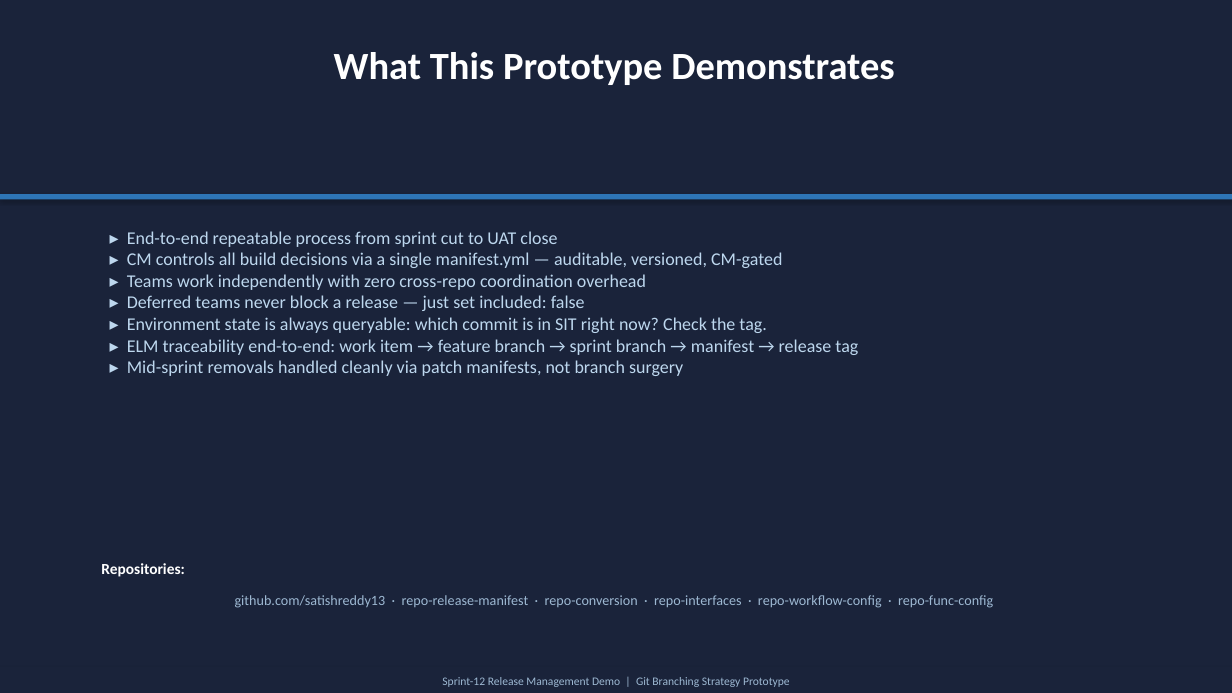
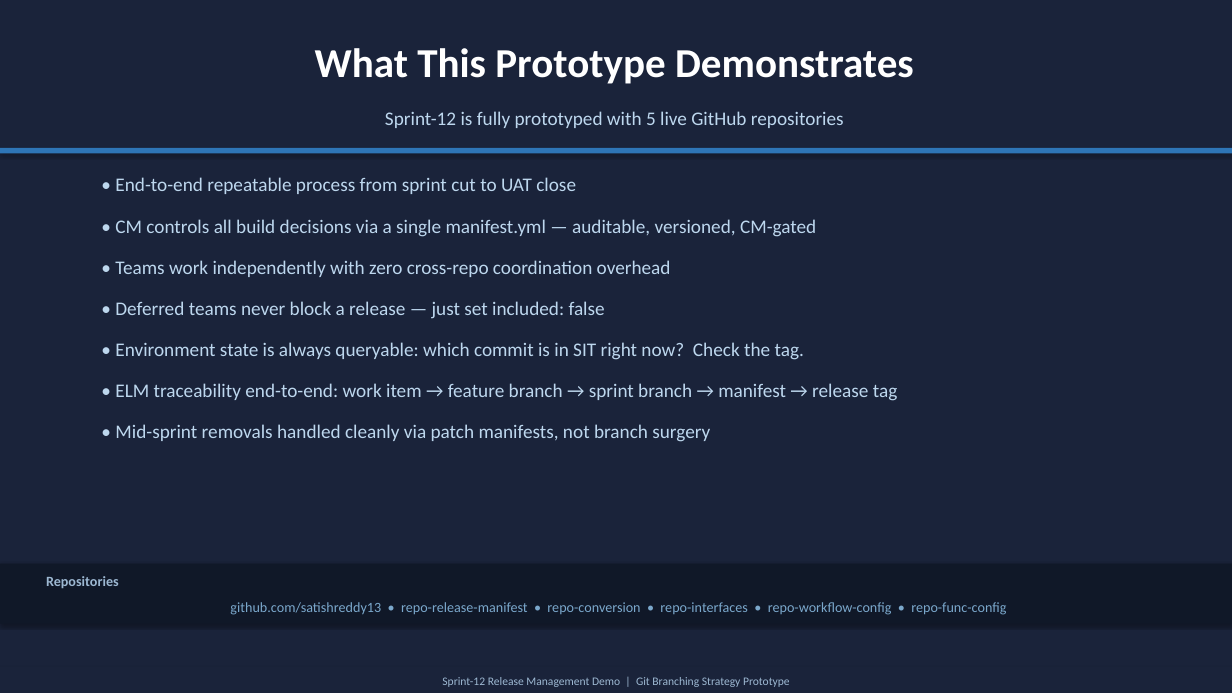
Before and after one commit to satishreddy13/repo-release-manifest, a slide deck: slide 12 of docs/sprint-12-demo.pptx. Drawn at 1232x693 pixels with LibreOffice and Linux fonts; fonts in the diff are those of the drawing. Boxes give left, top, right and bottom in pixels: in the first picture for what was removed or moved away, otherwise in the second. Text is boxed around its words. In the diff, an @@ line names an element or a change of style, - is before the commit and + after.

```diff
--- a/docs/sprint-12-demo.pptx
+++ b/docs/sprint-12-demo.pptx
@@ text "What This Prototype Demonstrates" at box(315, 48, 914, 84): size 30 to 32 pt @@
@@ text added at box(385, 111, 844, 128), 15 pt, text #BDD7EE @@
+Sprint-12 is fully prototyped with 5 live GitHub repositories
@@ rectangle: place and size @@
-rectangle at box(0, 194, 1232, 200)
+rectangle at box(0, 148, 1232, 153)
@@ text at box(115, 177, 897, 442): text changed; size 14 to 15 pt @@
-▸ End-to-end repeatable process from sprint cut to UAT close
-▸ CM controls all build decisions via a single manifest.yml — auditable, versioned, CM-gated
-▸ Teams work independently with zero cross-repo coordination overhead
-▸ Deferred teams never block a release — just set included: false
-▸ Environment state is always queryable: which commit is in SIT right now? Check the tag.
-▸ ELM traceability end-to-end: work item → feature branch → sprint branch → manifest → release tag
-▸ Mid-sprint removals handled cleanly via patch manifests, not branch surgery
+• End-to-end repeatable process from sprint cut to UAT close
+• CM controls all build decisions via a single manifest.yml — auditable, versioned, CM-gated
+• Teams work independently with zero cross-repo coordination overhead
+• Deferred teams never block a release — just set included: false
+• Environment state is always queryable: which commit is in SIT right now? Check the tag.
+• ELM traceability end-to-end: work item → feature branch → sprint branch → manifest → release tag
+• Mid-sprint removals handled cleanly via patch manifests, not branch surgery
@@ rectangle added at box(0, 564, 1232, 624), fill #101828 @@
@@ text at box(46, 576, 119, 588): text changed; size 12 to 11 pt; text colour #FFFFFF to #9DB8D2 @@
-Repositories:
+Repositories
@@ text at box(230, 602, 1006, 615): text changed; text colour #9DB8D2 to #7BA8CC @@
-github.com/satishreddy13 · repo-release-manifest · repo-conversion · repo-interfaces · repo-workflow-config · repo-func-config
+github.com/satishreddy13 • repo-release-manifest • repo-conversion • repo-interfaces • repo-workflow-config • repo-func-config
```
Also in this commit, not shown: 4 other slides changed, 13 other files.
